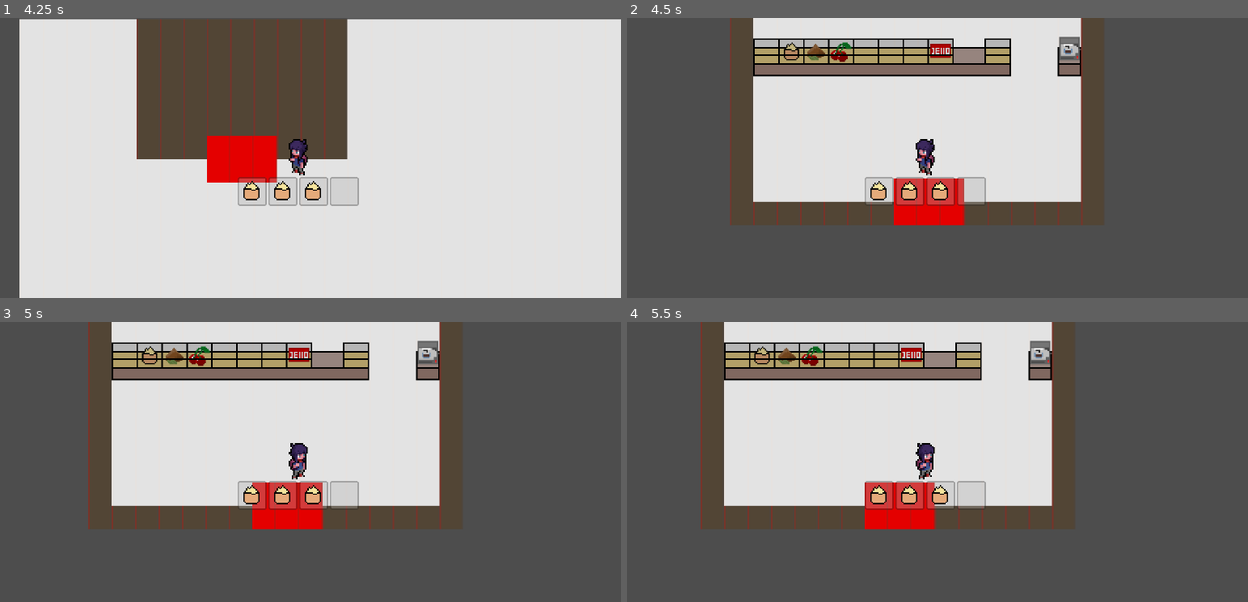
Above: before the commit, frames 1-4 (two rows, left to right).
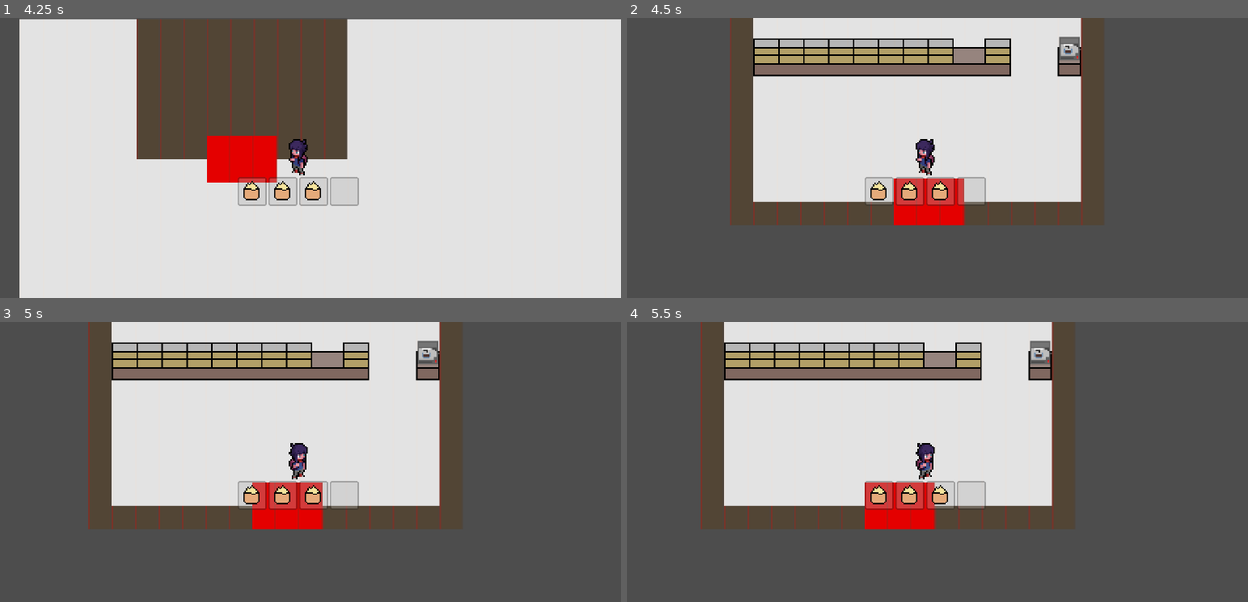
Above: after the commit, the same moments.

Repository: OlehShpunt/BakeryManagementGame
Game: Godot game, scene res://scenes/locations/shop_1.tscn
Two runs of this game, one before a commit and one after it. Both use one fixed random seed, a clock stepped at 60 frames per second and the inputs below. This scene is started directly instead of the project's main scene.
Inputs (mouse positions are in pixels of both pictures, inside the frame that each line leads up to):
- Up to frame 1 (4.25 s): tap Enter at 0.5, 2, 3.5 s; move the mouse to (440, 144) at 0.52 s; tap A (a) at 0.6, 3.8 s; tap D (d) at 0.8, 1.35 s; tap Space at 1.25, 2.75 s; move the mouse to (167, 172) at 1.27 s; click (167, 172) at 1.55 s; move the mouse to (360, 96) at 2.02 s; press the mouse at (360, 96) at 2.03 s; tap S (s) at 2.3, 2.85 s; move the mouse to (267, 214) at 2.77 s; release the mouse at (267, 214) at 2.78 s; tap W (w) at 3.05, 3.6 s; move the mouse to (490, 200) at 3.52 s; tap E (open_inventory) at 4.15 s
- Up to frame 2 (4.5 s): move the mouse to (732, 116) at 4.27 s; tap A (a) at 4.35 s
- Up to frame 3 (5 s): tap D (d) at 4.55 s
- Up to frame 4 (5.5 s): tap Space at 5 s; move the mouse to (956, 462) at 5.02 s; press the mouse at (956, 462) at 5.03 s; tap D (d) at 5.1 s

Frame 1 is identical in both runs. In frame 2, 0.4% of the frame differs, in the area x 25-53%, y 8-16%; in frame 3, 0.4%, in the area x 22-50%, y 8-16%; in frame 4, 0.4%.

Commit message:
Implemented picking and putting features for ItemHolder
1. Made item_form_converter.gd as a global script.
2. Implemented the pick from and put in features for ItemHolder.

Diff:
--- a/bakery/project.godot
+++ b/bakery/project.godot
@@ -18,6 +18,7 @@
 [autoload]
 
 scene_manager="*res://scripts/abstract/scene_manager.gd"
+item_form_converter="*res://scripts/resources/item_form_converter.gd"
 
 [display]
 
--- a/bakery/resources/gui/item_form_converter.tres
+++ /dev/null
@@ -1,6 +0,0 @@
-[gd_resource type="Resource" script_class="ItemFormConverter" load_steps=2 format=3 uid="uid://cah2ftncfa5e3"]
-
-[ext_resource type="Script" path="res://scripts/resources/item_form_converter.gd" id="1_fu84j"]
-
-[resource]
-script = ExtResource("1_fu84j")
--- a/bakery/scenes/food/ingredients/ingredient.tscn
+++ b/bakery/scenes/food/ingredients/ingredient.tscn
@@ -3,7 +3,7 @@
 [ext_resource type="Script" path="res://scripts/food/ingredients/ingredient.gd" id="1_hupmy"]
 
 [node name="Ingredient" type="Sprite2D"]
-z_index = 5
+z_index = 100
 z_as_relative = false
 y_sort_enabled = true
 script = ExtResource("1_hupmy")
--- a/bakery/scenes/objects/item_holder.tscn
+++ b/bakery/scenes/objects/item_holder.tscn
@@ -1,12 +1,19 @@
-[gd_scene load_steps=6 format=3 uid="uid://cd3dw2xnmy76u"]
+[gd_scene load_steps=9 format=3 uid="uid://cd3dw2xnmy76u"]
 
 [ext_resource type="Script" path="res://scripts/objects/item_holder.gd" id="1_1rih4"]
 [ext_resource type="Texture2D" uid="uid://wah7g26c7hdi" path="res://assets/objectsPNG/holder_z1.png" id="1_iravs"]
 [ext_resource type="Texture2D" uid="uid://bahfr0xmovlfg" path="res://assets/objectsPNG/holder_z2.png" id="3_udghb"]
 [ext_resource type="Texture2D" uid="uid://c6m2l0dy3seg8" path="res://assets/objectsPNG/glass16x16.png" id="4_vtw3n"]
+[ext_resource type="Script" path="res://scripts/gui/cell_area.gd" id="5_hp6jv"]
 
 [sub_resource type="RectangleShape2D" id="RectangleShape2D_mkd00"]
 size = Vector2(18, 12)
+
+[sub_resource type="RectangleShape2D" id="RectangleShape2D_j2vs5"]
+size = Vector2(5.75, 6)
+
+[sub_resource type="RectangleShape2D" id="RectangleShape2D_iam2w"]
+size = Vector2(16, 16)
 
 [node name="ItemHolder" type="StaticBody2D"]
 collision_layer = 0
@@ -16,9 +23,11 @@
 [node name="Main" type="Sprite2D" parent="."]
 texture = ExtResource("1_iravs")
 
-[node name="Item" type="Sprite2D" parent="."]
-position = Vector2(-2.98023e-08, 4.76837e-07)
-scale = Vector2(0.875, 0.875)
+[node name="TextureRect" type="TextureRect" parent="."]
+offset_left = -7.0
+offset_top = -7.0
+offset_right = 7.0
+offset_bottom = 7.0
 
 [node name="Frame" type="Sprite2D" parent="."]
 texture = ExtResource("3_udghb")
@@ -29,3 +38,22 @@
 [node name="CollisionShape2D" type="CollisionShape2D" parent="."]
 position = Vector2(0, 3)
 shape = SubResource("RectangleShape2D_mkd00")
+
+[node name="CellArea" type="Area2D" parent="."]
+collision_layer = 4
+collision_mask = 4
+script = ExtResource("5_hp6jv")
+
+[node name="CollisionShape2D" type="CollisionShape2D" parent="CellArea"]
+position = Vector2(0, 3)
+shape = SubResource("RectangleShape2D_j2vs5")
+debug_color = Color(0.858937, 0.338771, 0.353881, 0.42)
+
+[node name="MouseListener" type="Area2D" parent="."]
+
+[node name="CollisionShape2D" type="CollisionShape2D" parent="MouseListener"]
+shape = SubResource("RectangleShape2D_iam2w")
+debug_color = Color(0.390555, 0.321849, 0.536532, 0.42)
+
+[connection signal="mouse_entered" from="MouseListener" to="." method="_on_cell_mouse_entered"]
+[connection signal="mouse_exited" from="MouseListener" to="." method="_on_cell_mouse_exited"]
--- a/bakery/scripts/abstract/scene_manager.gd
+++ b/bakery/scripts/abstract/scene_manager.gd
@@ -12,17 +12,22 @@
 func get_packed_scene(item_name : String, object_type : String = "ingredient") -> PackedScene:
 	print("get_packed_scene called, arguments passed: ", item_name, " --- ", object_type)
 	# Returns respective to object_type folder (changed string in load())
-	if (object_type == "ingredient"):
-		var to_return = load("res://scenes/food/ingredients/" + item_name + ".tscn")
-		to_return.set_name(item_name)
-		return to_return
-	elif (object_type == "bakery"):
-		var to_return = load("res://scenes/food/bakery/" + item_name + ".tscn")
-		to_return.set_name(item_name)
-		return to_return
+	if (item_name != ""):
+		if (object_type == "ingredient"):
+			var to_return = load("res://scenes/food/ingredients/" + item_name + ".tscn")
+			to_return.set_name(item_name)
+			return to_return
+		elif (object_type == "bakery"):
+			var to_return = load("res://scenes/food/bakery/" + item_name + ".tscn")
+			to_return.set_name(item_name)
+			return to_return
+		else:
+			push_error("\"" + object_type + "\" is an invalid value for object_type. ")
+			return null
 	else:
-		push_error("\"" + object_type + "\" is an invalid value for object_type. ")
-		return null
+		push_error("item_name has a value of \"\"")
+
+	return null
 
 ## SCENE TRANSITION MANAGEMENT
 var first_load = true
--- a/bakery/scripts/food/ingredients/ingredient.gd
+++ b/bakery/scripts/food/ingredients/ingredient.gd
@@ -8,13 +8,14 @@
 var cooking_gui_resource = preload("res://resources/gui/cooking_gui_resource.tres")
 
 func _ready() -> void:
-	# Required when I instantiate and add the area at runtime,
-	# but I decided to put it in the Ingredient scene manually
-		var interactive_area = preload("res://scenes/food/ingredients/ingredient_interactive_area.tscn")
-		var interactive_area_instance = interactive_area.instantiate()
-		add_child(interactive_area_instance)
-		#interactive_area_instance.connect("body_entered", _on_interactive_area_entered)
-		#interactive_area_instance.connect("body_exited", _on_interactive_area_entered)
+	# Z-index is overriden by subclass (value 0) at runtime, so no matter what z-index I statically set in this class in attributes, it is later overriden, unless I override it again down here.
+	z_index = 30 # Needed to make floating items not be below other game elements, like furniture or walls.
+	# Required when I instantiate and add the area at runtime, but I decided to put it in the Ingredient scene manually
+	var interactive_area = preload("res://scenes/food/ingredients/ingredient_interactive_area.tscn")
+	var interactive_area_instance = interactive_area.instantiate()
+	add_child(interactive_area_instance)
+	#interactive_area_instance.connect("body_entered", _on_interactive_area_entered)
+	#interactive_area_instance.connect("body_exited", _on_interactive_area_entered)
 
 func _process(delta: float) -> void:
 	if is_being_moved_by_mouse:
@@ -25,26 +26,29 @@
 		queue_free()
 
 func _input(event: InputEvent) -> void:
+	## TODO make same code lines work for all cases - need to rewrite the way it works, probably remove the usage of resources, and make it all work like it's working in the "item_holder" case.
 	## Leave an item
-	# If at area where you can leave the item,
-	# the item is put there and removed from inventory cell
+	# If clicking at area where you can leave the item, the item is put there and removed from the previous cell, as while floating, it is the -1th child of its parent (prev cell).
 	if event.is_action_pressed("left_click") and recent_cell_area and is_being_moved_by_mouse:
 		var recent_cell = recent_cell_area.get_parent()
 		if recent_cell.has_method("inventory_cell"):
-			print("the cell has inventory_cell() method")
 			if inventory_resource.items[recent_cell.id] == null or inventory_resource.items[recent_cell.id] == "":
 				# Using polymorphism,
-				print("get_item_string() -> ", get_item_string())
 				inventory_resource.add_item(recent_cell.id, get_item_string())
 				is_being_moved_by_mouse = false
 		elif recent_cell.has_method("storage_cell"):
-			print("^ putting in a storage cell")
 			var resource_to_put_in = recent_cell.resource
 			if resource_to_put_in.items[recent_cell.id] == null or resource_to_put_in.items[recent_cell.id] == "":
-				print("^ putting confirmed")
 				resource_to_put_in.add_item(recent_cell.id, get_item_string())
 				is_being_moved_by_mouse = false
+		elif recent_cell.has_method("item_holder"):
+			await get_tree().process_frame
+			print(">>>>> Putting the ", get_item_string())
+			# Passing the item string so that the item name can be saved in the holder as well. The string is then converted into texture.
+			recent_cell.set_item(get_item_string())
+			is_being_moved_by_mouse = false
 
+## !!! NOT WORKING THE INTENDED WAY, BUT MAY STILL BE ACCIDENTALLY CALLED AT RUNTIME, SO THE CODER IS NOTIFIED
 func get_item_string() -> String:
-	print("gettin string")
+	push_error("Method is intended to be called from the subclass, but was called from this class.")
 	return get_class().to_lower()
--- a/bakery/scripts/food/ingredients/ingredient_interactive_area.gd
+++ b/bakery/scripts/food/ingredients/ingredient_interactive_area.gd
@@ -1,4 +1,4 @@
-extends Area2D
+class_name IngredientInteractiveArea extends Area2D
 
 @onready var item : Ingredient = get_parent()
 
--- a/bakery/scripts/gui/cell_area.gd
+++ b/bakery/scripts/gui/cell_area.gd
@@ -1,5 +1,5 @@
+## Used as a child node in cells (e.g. StrorageCell, InventoryCell)
 class_name CellArea extends Area2D
-
 func _ready() -> void:
 	# There's no is_result_cell variable in cells other than StorageCell
 	if get_parent() is StorageCell:
--- a/bakery/scripts/gui/inventory.gd
+++ b/bakery/scripts/gui/inventory.gd
@@ -18,7 +18,7 @@
 		self.show()
 	spawn_cells()
 
-func _process(delta: float) -> void:
+func _process(_delta: float) -> void:
 	if inventory_blocked:
 		self.hide()
 
--- a/bakery/scripts/gui/inventory_cell.gd
+++ b/bakery/scripts/gui/inventory_cell.gd
@@ -2,7 +2,6 @@
 
 @onready var texture = $CenterContainer/TextureRect
 @onready var flour = preload("res://scenes/food/ingredients/flour.tscn")
-@onready var converter = preload("res://resources/gui/item_form_converter.tres")
 var inventory_resource = preload("res://resources/gui/inventory_resource.tres")
 var mouse_is_hovering = false
 var moved_item
@@ -14,7 +13,7 @@
 
 func _process(_delta: float) -> void:
 	if inventory_resource.get_item(id):
-		texture.set_texture(converter.string_to_texture(inventory_resource.get_item(id)))
+		texture.set_texture(item_form_converter.string_to_texture(inventory_resource.get_item(id)))
 
 func empty_cell():
 	texture.set_texture(null)
--- a/bakery/scripts/gui/seller_gui_item_data.gd
+++ b/bakery/scripts/gui/seller_gui_item_data.gd
@@ -5,7 +5,6 @@
 @onready var purchase_button : Button = $Button
 @onready var label : Label = $Label
 var inventory_resource : InventoryResource = preload("res://resources/gui/inventory_resource.tres")
-var converter = preload("res://resources/gui/item_form_converter.tres")
 var item : String
 var price : int
 var sold_out = false
@@ -57,10 +56,10 @@
 	texture_rect.get_texture()
 
 func set_item_texture(item_name : String) -> void:
-	texture_rect.set_texture(converter.string_to_texture(item_name))
+	texture_rect.set_texture(item_form_converter.string_to_texture(item_name))
 
 func set_label_text(item_name : String) -> void:
-	texture_rect.set_texture(converter.string_to_texture(item_name))
+	texture_rect.set_texture(item_form_converter.string_to_texture(item_name))
 
-func set_item_price(price : int) -> void:
-	purchase_button.text = str(price) + "$"
+func set_item_price(item_price : int) -> void:
+	purchase_button.text = str(item_price) + "$"
--- a/bakery/scripts/gui/storage_cell.gd
+++ b/bakery/scripts/gui/storage_cell.gd
@@ -2,7 +2,7 @@
 
 @onready var texture = $CenterContainer/TextureRect
 @onready var flour = preload("res://scenes/food/ingredients/flour.tscn")
-@onready var converter = preload("res://resources/gui/item_form_converter.tres")
+
 var resource
 var mouse_is_hovering = false
 var moved_item
@@ -16,7 +16,7 @@
 
 func _process(_delta: float) -> void:
 	if resource.get_item(id):
-		texture.set_texture(converter.string_to_texture(resource.get_item(id)))
+		texture.set_texture(item_form_converter.string_to_texture(resource.get_item(id)))
 	else:
 		empty_cell()
 
@@ -34,9 +34,10 @@
 ##TO DO: copy some code from here to InventoryCell (can't use inheritance, no components => no composition)
 
 func _input(event: InputEvent) -> void:
+	## Pick the item
 	# When hover over cell and left click, you pick the item and move it.
 	if event.is_action_pressed("left_click") and mouse_is_hovering and texture.get_texture() != null:
-		#var item_scene = converter.string_to_scene(storage1_resource.items[id])
+		#var item_scene = item_form_converter.string_to_scene(storage1_resource.items[id])
 		var item_scene = scene_manager.get_packed_scene(resource.get_item(id))
 		resource.remove_item(id)
 		add_child(item_scene.instantiate())
--- a/bakery/scripts/objects/item_holder.gd
+++ b/bakery/scripts/objects/item_holder.gd
@@ -1,7 +1,47 @@
 class_name ItemHolder extends StaticBody2D
 
-@export var item_texture : Texture2D
-@onready var item_sprite : Sprite2D = $Item
+#var item_texture : Texture2D
+@onready var texture = $TextureRect
+var current_item_string : String = ""
+
+var mouse_is_hovering = false
 
 func _ready() -> void:
-	item_sprite.set_texture(item_texture)
+	pass
+	#set_texture(item_texture)
+
+func set_item(item_to_add : String):
+	if (texture.texture == null):
+		texture.set_texture(item_form_converter.string_to_texture(item_to_add))
+		set_current_item_string(item_to_add)
+	else:
+		push_error("The texture already holds an item")
+
+func _input(event: InputEvent) -> void:
+	# When hover over cell and left click, you pick the item and move it.
+	if event.is_action_pressed("left_click") and mouse_is_hovering and current_item_string != "":
+		print(">>>>> Picking the ", current_item_string)
+		var item_scene = scene_manager.get_packed_scene(current_item_string)
+		add_child(item_scene.instantiate())
+		empty_cell() # remove the texture from this cell
+		# Access the last child - the floating item.
+		# When is_being_moved_by_mouse true, the global pos is same as mouse's gl pos
+		get_child(-1).is_being_moved_by_mouse = true
+		get_child(-1).z_index = 15
+
+func empty_cell():
+	texture.set_texture(null)
+
+func _on_cell_mouse_entered() -> void:
+	print(">>>>mouse entered")
+	mouse_is_hovering = true
+
+func _on_cell_mouse_exited() -> void:
+	print(">>>>mouse exited")
+	mouse_is_hovering = false
+
+func item_holder():
+	pass
+
+func set_current_item_string(value):
+	current_item_string = value
--- a/bakery/scripts/objects/storage.gd
+++ b/bakery/scripts/objects/storage.gd
@@ -8,9 +8,6 @@
 func _ready() -> void:
 	self.number_of_cells = resource.num_of_cells
 	spawn_cells()
-
-func _process(delta: float) -> void:
-	pass
 
 func spawn_cells():
 	print("Number of cells: ", number_of_cells)
@@ -23,6 +20,3 @@
 
 func get_resource():
 	return self.resource
-
-func _input(event: InputEvent) -> void:
-	pass
--- a/bakery/scripts/resources/item_form_converter.gd
+++ b/bakery/scripts/resources/item_form_converter.gd
@@ -1,4 +1,4 @@
-class_name ItemFormConverter extends Resource
+class_name ItemFormConverter extends Node
 
 var flour_scene : PackedScene = preload("res://scenes/food/ingredients/flour.tscn")
 
@@ -7,6 +7,7 @@
 	string = string.to_lower()
 	return scene_manager.get_packed_scene(string, "ingredient").instantiate().get_texture()
 
+## TODO move get_packed_scene() form scene_manager to this script AND rename the method
 # !!! will be probably removed and all occurrances replaced with scene_manager's get_packed_scene method
 func string_to_scene(string : String) -> PackedScene:
 	push_error("This method is deprecated")
@@ -16,10 +17,12 @@
 	else:
 		return null
 
-func texture_to_scene(texture : Texture2D) -> PackedScene:
-	print("to be implemented")
-	return null
+## TODO
+#func texture_to_scene(texture : Texture2D) -> PackedScene:
+	#print("to be implemented")
+	#return null
 
-func scene_to_node(scene : PackedScene) -> Sprite2D:
-	print("to be implemented")
-	return null
+## TODO
+#func scene_to_node(_scene : PackedScene) -> Sprite2D:
+	#print("to be implemented")
+	#return null
